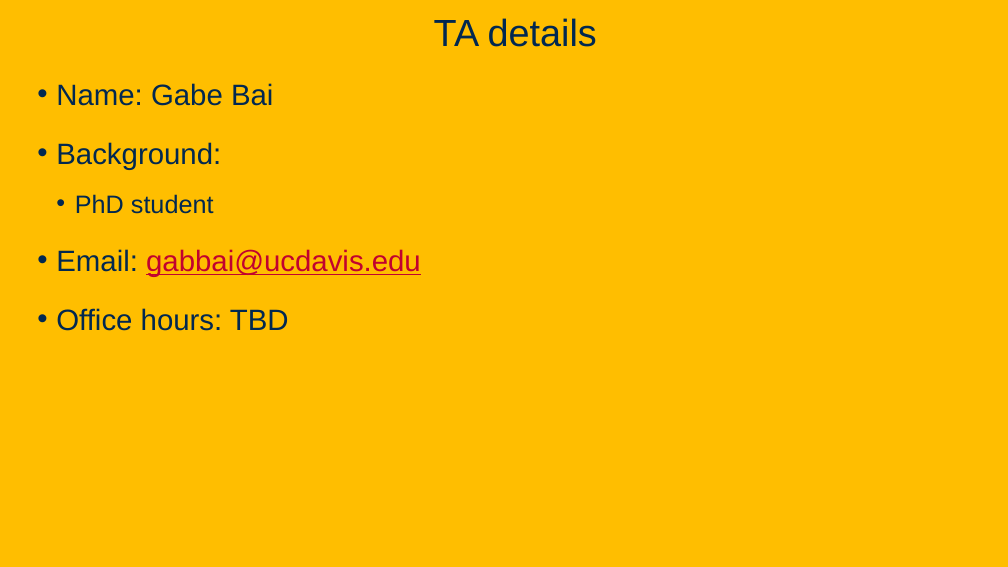
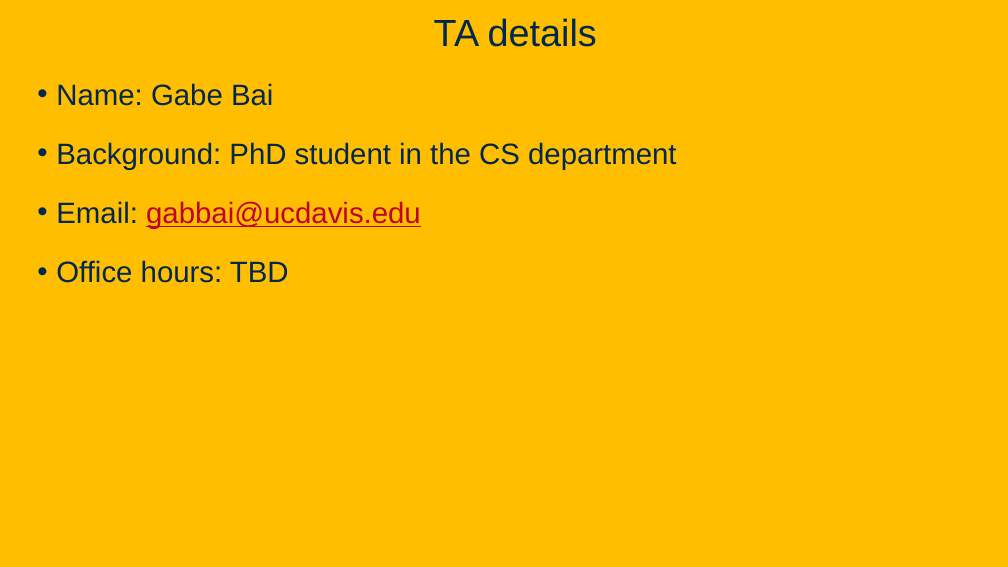
Before and after one commit to davsec-teaching/W26_ECS_160, a slide deck: slide 4 of slides/Intro.pptx. Drawn at 1008x567 pixels with LibreOffice and Linux fonts; fonts in the diff are those of the drawing; background and template pictures are left out. Boxes give left, top, right and bottom in pixels: in the first picture for what was removed or moved away, otherwise in the second. Text is boxed around its words. In the diff, an @@ line names an element or a change of style, - is before the commit and + after.

```diff
--- a/slides/Intro.pptx
+++ b/slides/Intro.pptx
@@ text at box(56, 142, 677, 170): text changed @@
-• Background:
-  • PhD student
+• Background: PhD student in the CS department
```
Also in this commit, not shown: 10 other slides changed, 7 slides added, 10 other files.
